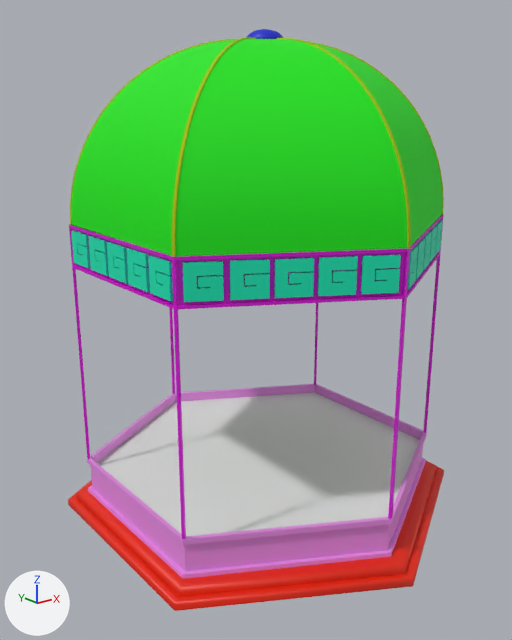
An edit to the FBX model Assets/RESOURCES/Models/FarmLevel3.fbx, drawn before and after from the same camera.
Camera for both pictures: a 50 mm camera at (-3.96, -4.83, 3.71) aimed at (-0.12, -0.04, 1.79). The lights are fixed; the arrows at lower left show +X, +Y and +Z. Where no turn or scale is listed for an object, it has been applied to the vertices.

In view in the first picture: 'Base', 'Columns', 'HexagonBase', 'Icons', 'Roof', 'RoofDetails', 'Terrain'.
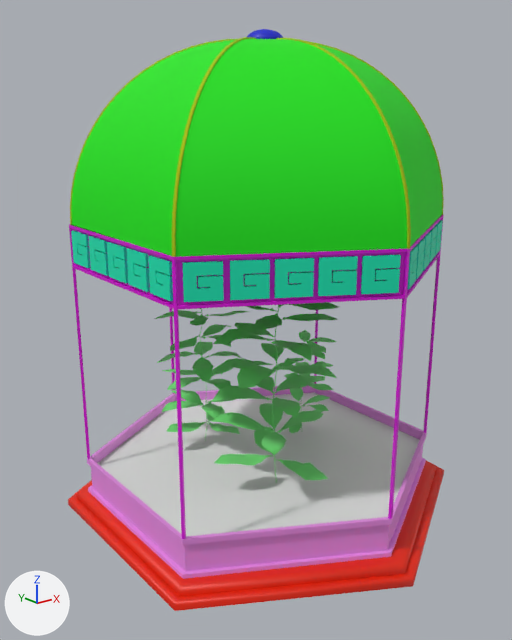
Pixel boxes (x1, y1, x2, y2) of what changed, in the pictures (512 x 640 px):
'Alga.001', added (green)
    after: (211, 302, 339, 483)
'Alga', added (green)
    after: (154, 308, 249, 441)
'Alga.002', added (green)
    after: (271, 330, 337, 433)

The change in detail:
Material 'LargeSeaweed' (mat_largeseaweed) is new.
Its base color is (0.179, 0.8, 0.197) (green #75e77b).
Mesh me_cylinder is new.
It has 675 vertices, 676 faces and spans x -0.478..0.461, y -0.453..0.506, z -0.73..0.741.
It uses material mat_largeseaweed (green #75e77b).
Mesh me_cylinder_005 is new.
It has 675 vertices, 676 faces and spans x -0.337..0.355, y -0.369..0.333, z -0.533..0.541.
It uses material mat_largeseaweed (green #75e77b).
Mesh me_cylinder_004 is new.
It has 675 vertices, 676 faces and spans x -0.53..0.56, y -0.56..0.59, z -0.87..0.88.
It uses material mat_largeseaweed (green #75e77b).
Object 'Alga' (ob_alga) is new; it shows me_cylinder.
Its location is (-0.3, 0.53, 1.06).
Object 'Alga.002' (ob_alga_002) is new; it shows me_cylinder_005.
Its location is (0.62, 0.15, 0.88).
Object 'Alga.001' (ob_alga_001) is new; it shows me_cylinder_004.
Its location is (-0.3, -0.48, 1.2).
